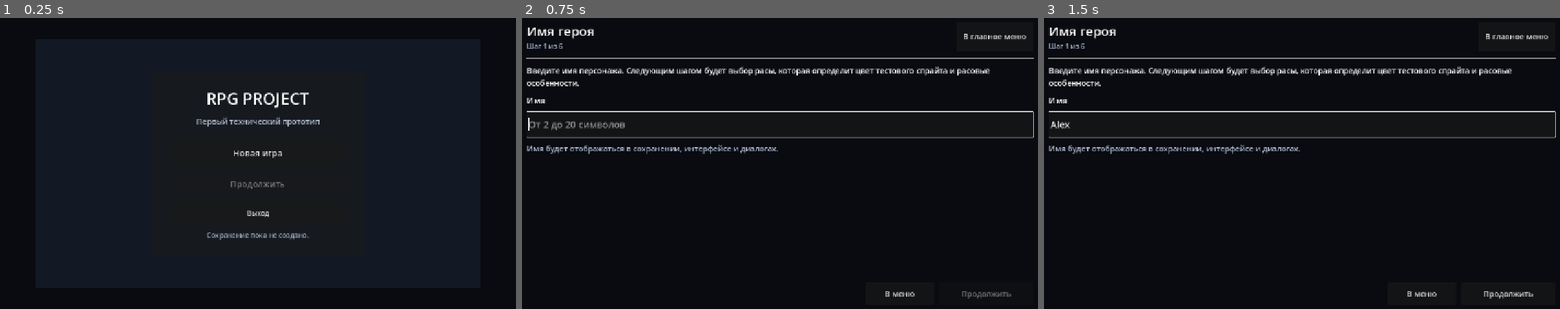
Above: before the commit, frames 1-3 (left to right).
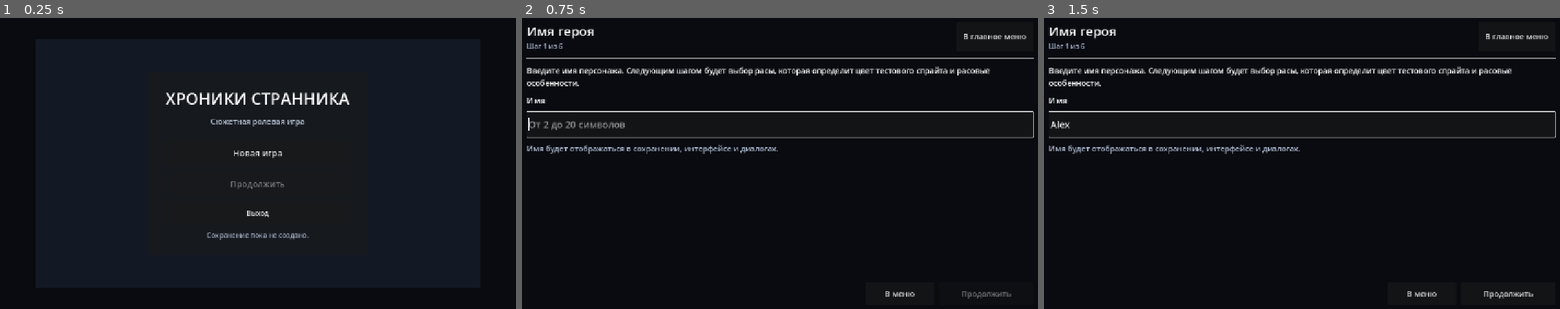
Above: after the commit, the same moments.

Repository: eretenkodaniil16-rgb/rpg-project
Game: Godot game, scene res://scenes/menus/main_menu.tscn
Two runs of this game, one before a commit and one after it. Both use one fixed random seed, a clock stepped at 60 frames per second and the inputs below.
Inputs (mouse positions are in pixels of both pictures, inside the frame that each line leads up to):
- Up to frame 1 (0.25 s): no input
- Up to frame 2 (0.75 s): click "Новая игра" at 0.5 s
- Up to frame 3 (1.5 s): click (1302, 125) at 1.27 s; type "Alex" at 1.35 s

The runs differ from the first frame. In frame 1, 1.3% of the frame differs, in the area x 31-68%, y 25-69%; in frame 2, nothing differs; in frame 3, nothing differs.

Commit message:
fix: replace English main menu title with Russian title

Diff:
--- a/scenes/menus/main_menu.tscn
+++ b/scenes/menus/main_menu.tscn
@@ -61,14 +61,14 @@
 [node name="Title" type="Label" parent="CenterContainer/MenuPanel/MarginContainer/VBoxContainer"]
 layout_mode = 2
 theme_override_font_sizes/font_size = 38
-text = "RPG PROJECT"
+text = "ХРОНИКИ СТРАННИКА"
 horizontal_alignment = 1
 
 [node name="Subtitle" type="Label" parent="CenterContainer/MenuPanel/MarginContainer/VBoxContainer"]
 layout_mode = 2
 theme_override_colors/font_color = Color(0.7, 0.75, 0.82, 1)
 theme_override_font_sizes/font_size = 18
-text = "Первый технический прототип"
+text = "Сюжетная ролевая игра"
 horizontal_alignment = 1
 
 [node name="Separator" type="HSeparator" parent="CenterContainer/MenuPanel/MarginContainer/VBoxContainer"]
